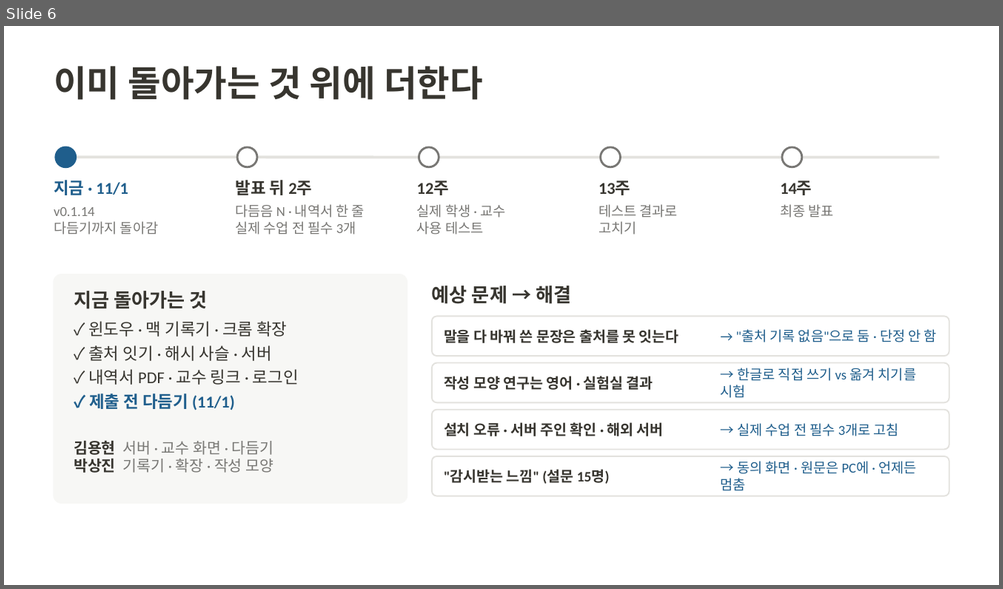
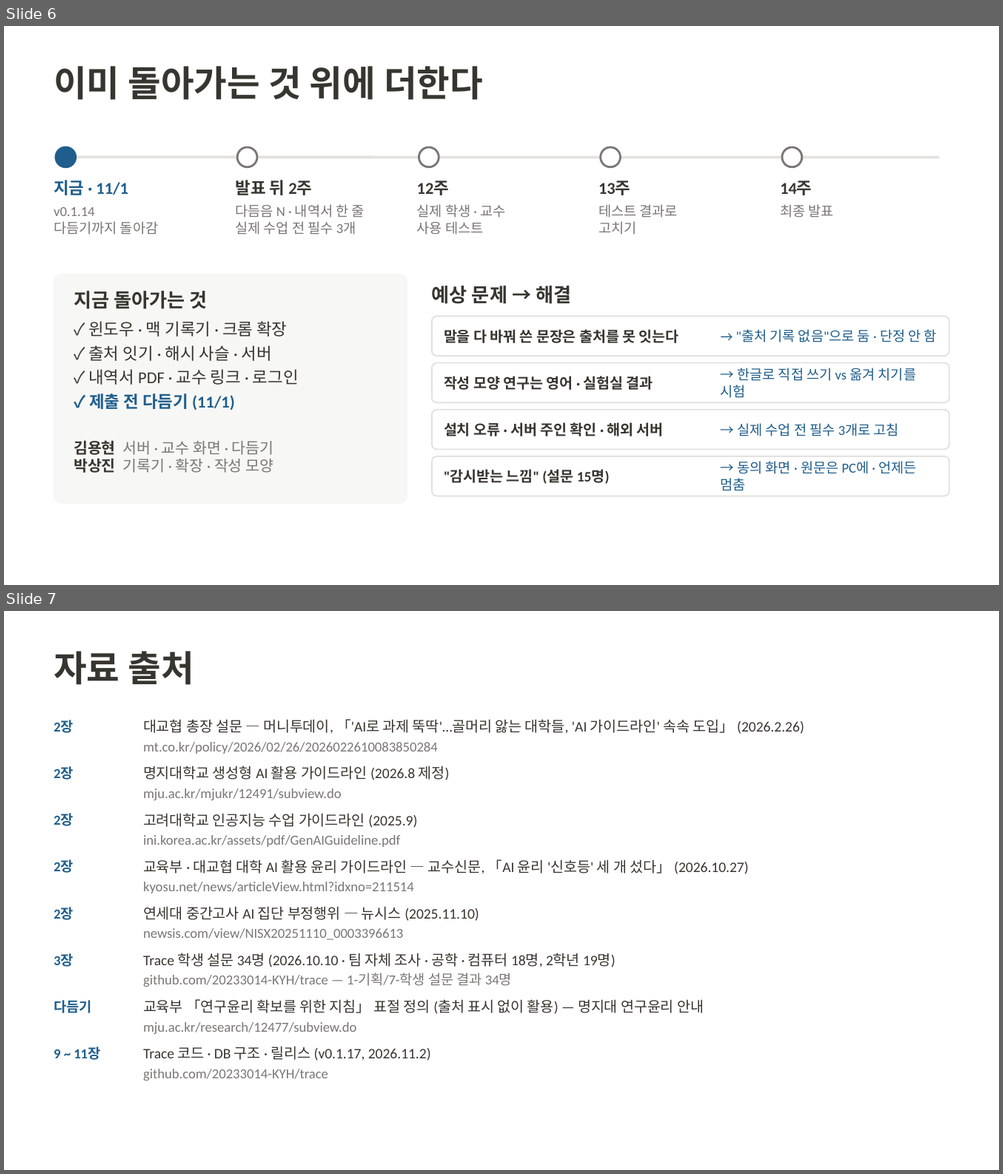
Before and after one commit to 20233014-KYH/trace, a slide deck: deck/중간발표_김용현.pptx. Shown one above the other, each under a label of ours: slide 6 before the commit, slides 6 and 7 after it. The pictures are 1003x589 and 1003x1174 pixels, drawn with LibreOffice and Linux fonts; fonts in the diff are those of the drawing. Boxes give left, top, right and bottom in pixels: in the first picture for what was removed or moved away, otherwise in the second. Text is boxed around its words. In the diff, an @@ line names an element or a change of style, - is before the commit and + after.

```diff
--- a/deck/중간발표_김용현.pptx
+++ b/deck/중간발표_김용현.pptx
@@ slide 7 added at <box>4,611,999,1170</box>, background #FFFFFF @@
@@ title added at <box>54,651,193,685</box>, 26 pt, text #37352F, bold @@
+자료 출처
@@ text added at <box>54,721,74,733</box>, 10 pt, text #1F5E8C, bold @@
+2장
@@ text added at <box>143,719,804,734</box>, 10.5 pt, text #37352F @@
+대교협 총장 설문 — 머니투데이, 「'AI로 과제 뚝딱'…골머리 앓는 대학들, 'AI 가이드라인' 속속 도입」 (2026.2.26)
@@ text added at <box>143,742,438,754</box>, 10 pt, text #787774 @@
+mt.co.kr/policy/2026/02/26/2026022610083850284
@@ text added at <box>143,766,449,780</box>, 10.5 pt, text #37352F @@
+명지대학교 생성형 AI 활용 가이드라인 (2026.8 제정)
@@ text added at <box>54,767,74,780</box>, 10 pt, text #1F5E8C, bold @@
+2장
@@ text added at <box>143,789,341,800</box>, 10 pt, text #787774 @@
+mju.ac.kr/mjukr/12491/subview.do
@@ text added at <box>54,814,74,826</box>, 10 pt, text #1F5E8C, bold @@
+2장
@@ text added at <box>143,813,417,828</box>, 10.5 pt, text #37352F @@
+고려대학교 인공지능 수업 가이드라인 (2025.9)
@@ text added at <box>143,835,400,847</box>, 10 pt, text #787774 @@
+ini.korea.ac.kr/assets/pdf/GenAIGuideline.pdf
@@ text added at <box>54,860,74,873</box>, 10 pt, text #1F5E8C, bold @@
+2장
@@ text added at <box>143,860,748,874</box>, 10.5 pt, text #37352F @@
+교육부 · 대교협 대학 AI 활용 윤리 가이드라인 — 교수신문, 「AI 윤리 '신호등' 세 개 섰다」 (2026.10.27)
@@ text added at <box>143,882,414,894</box>, 10 pt, text #787774 @@
+kyosu.net/news/articleView.html?idxno=211514
@@ text added at <box>54,907,74,920</box>, 10 pt, text #1F5E8C, bold @@
+2장
@@ text added at <box>143,906,479,921</box>, 10.5 pt, text #37352F @@
+연세대 중간고사 AI 집단 부정행위 — 뉴시스 (2025.11.10)
@@ text added at <box>143,928,403,940</box>, 10 pt, text #787774 @@
+newsis.com/view/NISX20251110_0003396613
@@ text added at <box>54,954,74,967</box>, 10 pt, text #1F5E8C, bold @@
+3장
@@ text added at <box>143,953,615,968</box>, 10.5 pt, text #37352F @@
+Trace 학생 설문 34명 (2026.10.10 · 팀 자체 조사 · 공학 · 컴퓨터 18명, 2학년 19명)
@@ text added at <box>143,973,512,987</box>, 10 pt, text #787774 @@
+github.com/20233014-KYH/trace — 1-기획/7-학생 설문 결과 34명
@@ text added at <box>54,1000,91,1014</box>, 10 pt, text #1F5E8C, bold @@
+다듬기
@@ text added at <box>143,999,703,1014</box>, 10.5 pt, text #37352F @@
+교육부 「연구윤리 확보를 위한 지침」 표절 정의 (출처 표시 없이 활용) — 명지대 연구윤리 안내
@@ text added at <box>143,1022,356,1034</box>, 10 pt, text #787774 @@
+mju.ac.kr/research/12477/subview.do
@@ text added at <box>54,1048,100,1060</box>, 10 pt, text #1F5E8C, bold @@
+9 ~ 11장
@@ text added at <box>143,1046,431,1061</box>, 10.5 pt, text #37352F @@
+Trace 코드 · DB 구조 · 릴리스 (v0.1.17, 2026.11.2)
@@ text added at <box>143,1069,328,1081</box>, 10 pt, text #787774 @@
+github.com/20233014-KYH/trace
```
Also in this commit, not shown: 1 slide changed, 1 other file.
